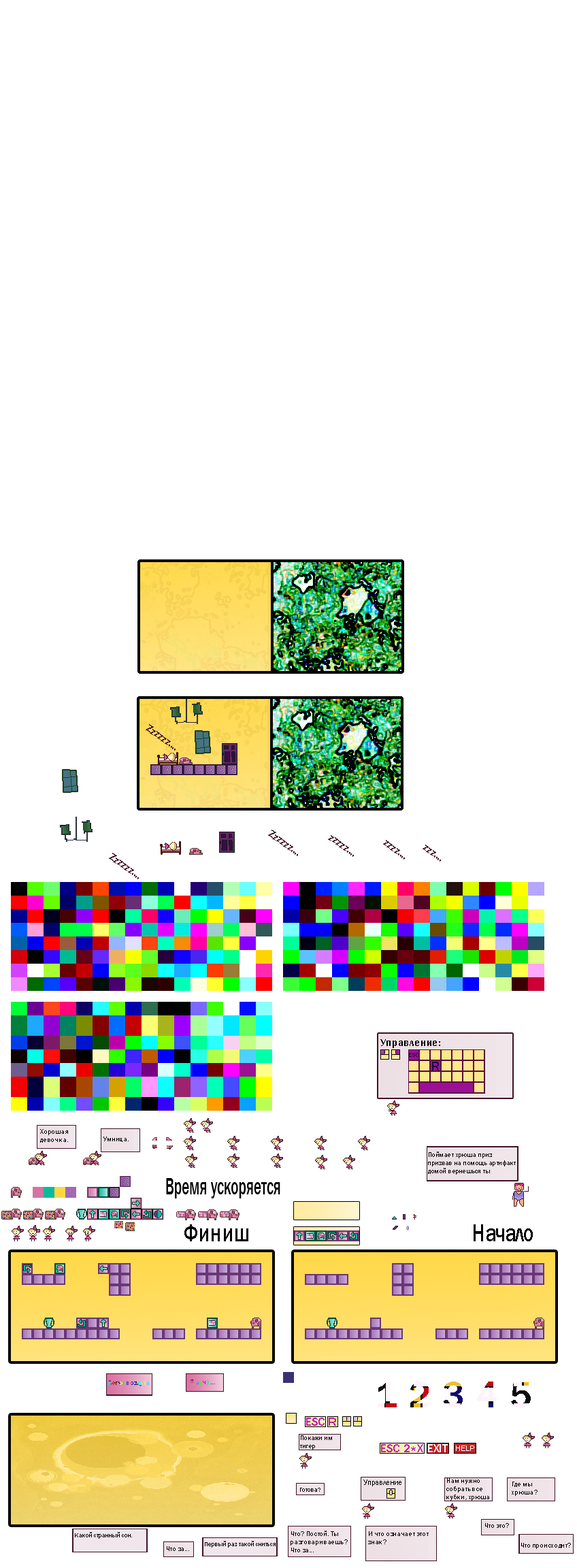
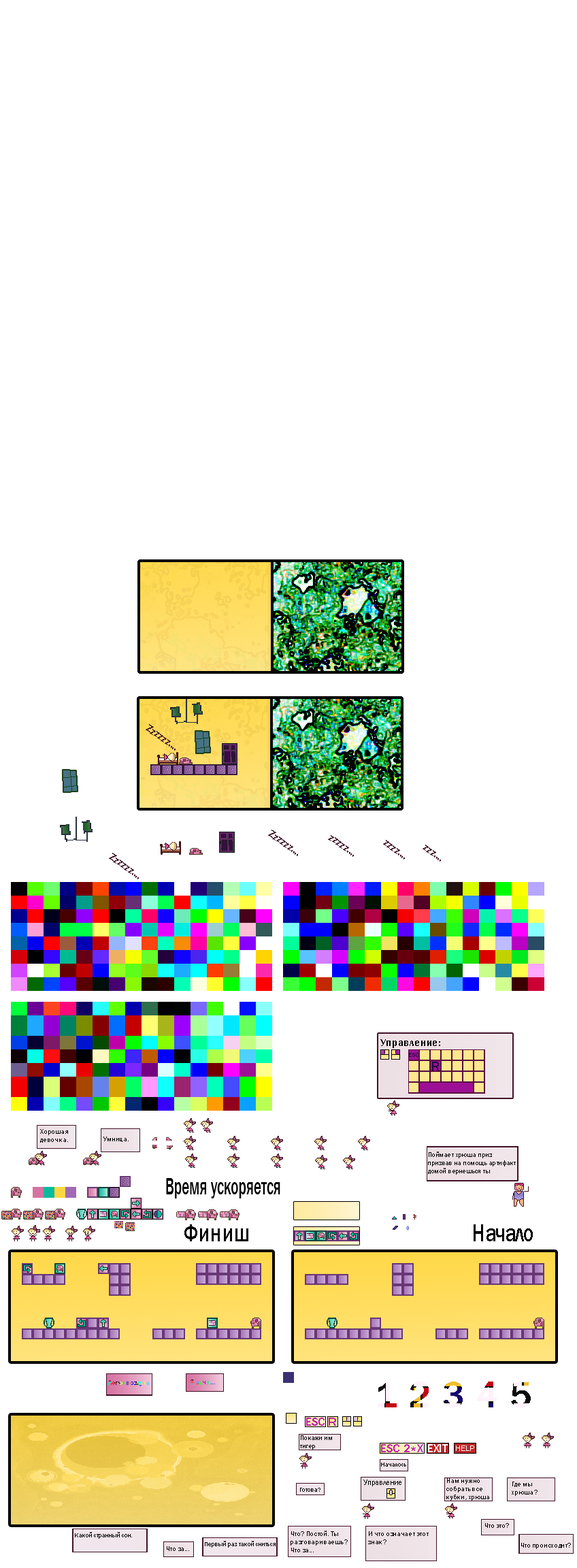
Layer changes from the first 577px x 1568px image to the second:
added layer "Началось" above "Слой 3" over [381, 1462, 407, 1467]
added layer "Слой 3" above "Слой 2" over [379, 1459, 409, 1472]
